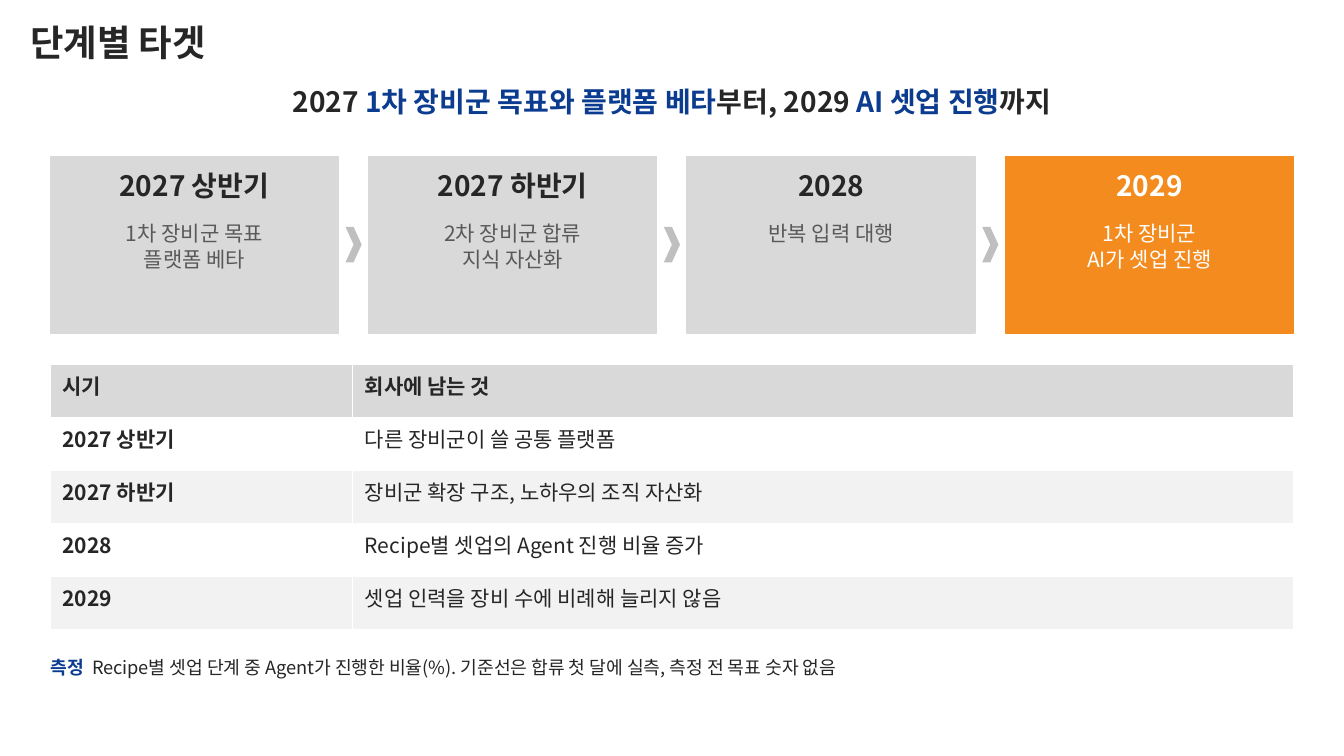
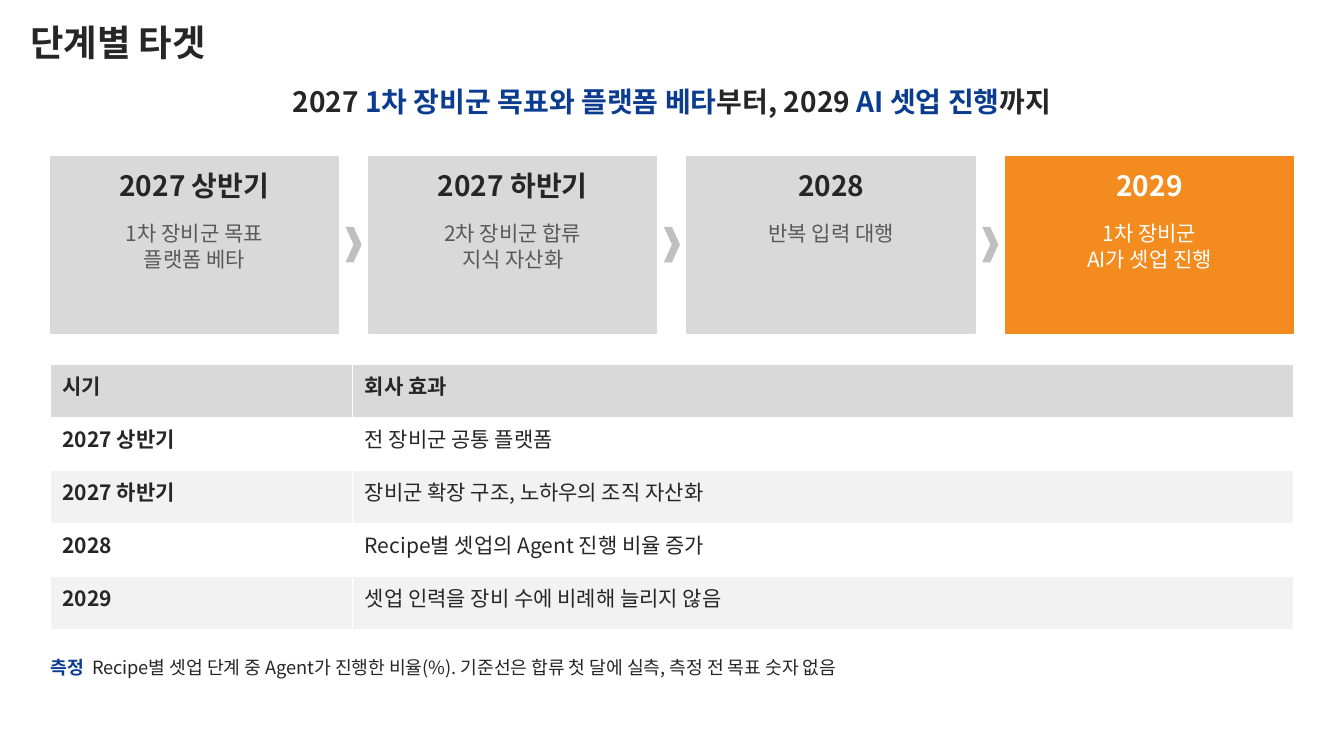
Before and after one commit to DarrenKoi/pm_notes, a slide deck: slide 6 of my-task/arc-tf/deliverables/arc-tf-exec-summary.pptx. Drawn at 1344x756 pixels with LibreOffice and Linux fonts; fonts in the diff are those of the drawing. Boxes give left, top, right and bottom in pixels: in the first picture for what was removed or moved away, otherwise in the second. Text is boxed around its words. In the diff, an @@ line names an element or a change of style, - is before the commit and + after.

```diff
--- a/my-task/arc-tf/deliverables/arc-tf-exec-summary.pptx
+++ b/my-task/arc-tf/deliverables/arc-tf-exec-summary.pptx
@@ table at box(50, 365, 1294, 630) @@
-row 1, column 2: 회사에 남는 것
+row 1, column 2: 회사 효과
-row 2, column 2: 다른 장비군이 쓸 공통 플랫폼
+row 2, column 2: 전 장비군 공통 플랫폼
```
Also in this commit, not shown: 3 other slides changed, 2 slides added, 2 slides removed, 9 other files.
